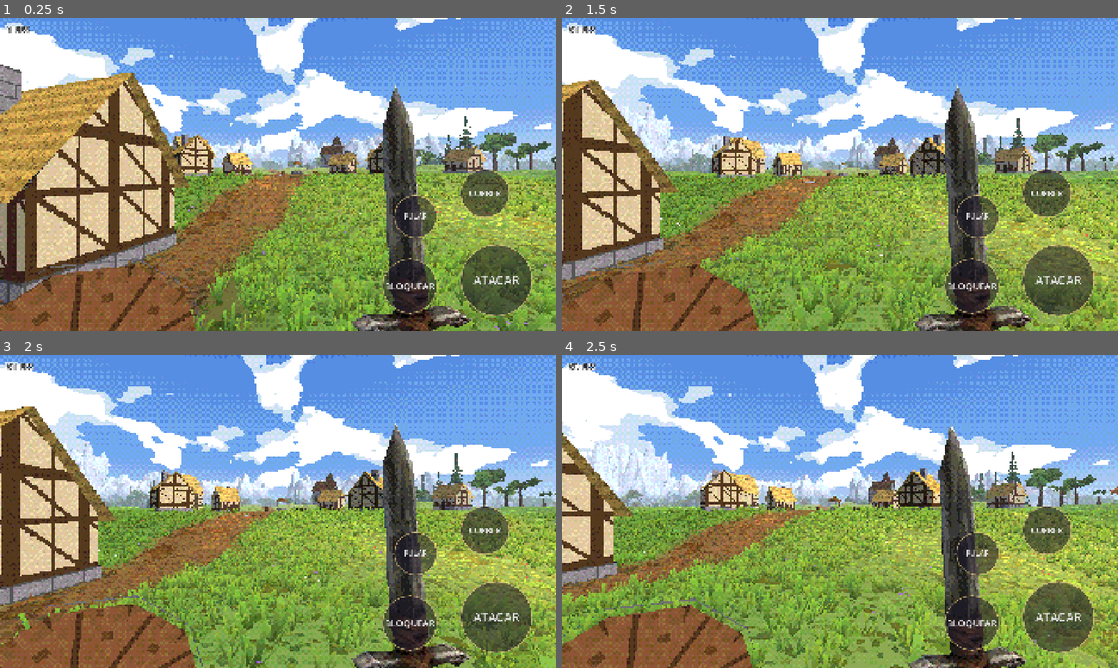
Above: before the commit, frames 1-4 (two rows, left to right).
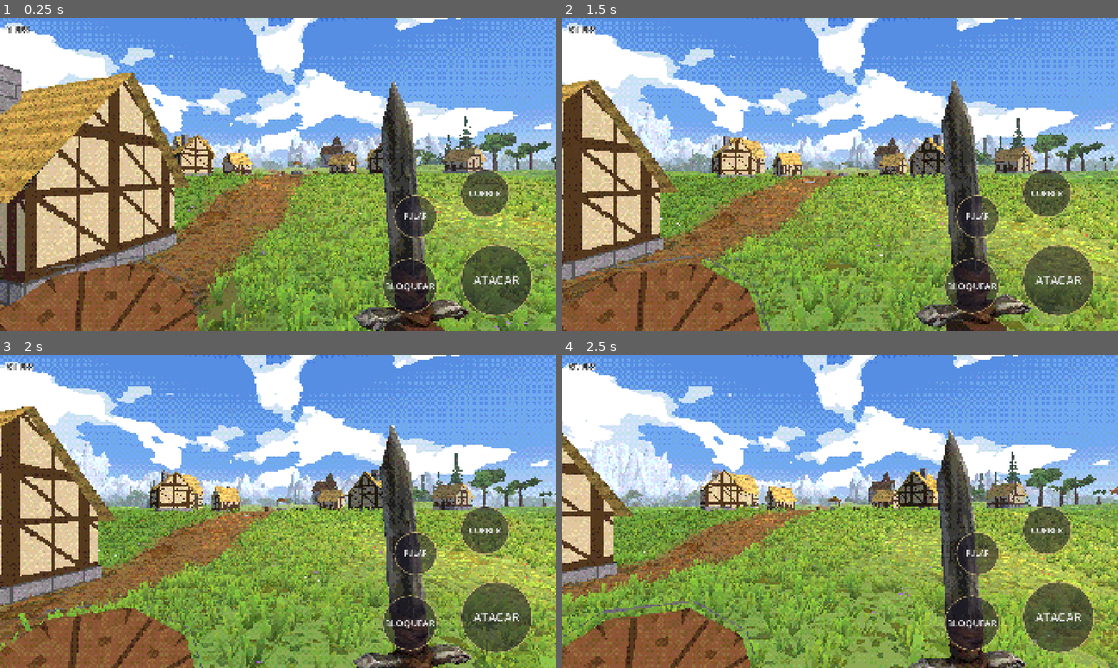
Above: after the commit, the same moments.

Repository: rhfazeredo-ops/Dallarian
Game: Godot game, scene res://cenas/mundo.tscn
Two runs of this game, one before a commit and one after it. Both use one fixed random seed, a clock stepped at 60 frames per second and the inputs below.
Inputs (mouse positions are in pixels of both pictures, inside the frame that each line leads up to):
- Up to frame 1 (0.25 s): no input
- Up to frame 2 (1.5 s): tap Enter at 0.5 s; move the mouse to (962, 158) at 0.52 s; hold Right (ui_right) 0.53-1.25 s; hold Shift 0.53-1.25 s; click (962, 158) at 0.67 s; tap Space at 0.77 s; drag from (728, 190) to (812, 237) at 1.27 s
- Up to frame 3 (2 s): no input
- Up to frame 4 (2.5 s): move the mouse to (895, 442) at 2.02 s; hold Right (ui_right) from 2.03 s (still down); hold Shift from 2.03 s (still down)

The runs differ from the first frame. In frame 1, 5.2% of the frame differs, in the area x 0-85%, y 20-100%; in frame 2, 5.5%, in the area x 0-85%, y 19-100%; in frame 3, 4.9%; in frame 4, 4.2%.

Commit message:
Idle de respiração: braços sobem e descem e a espada balança de leve quando parado
Co-Authored-By: Claude Opus 5.5 <noreply@anthropic.com>
Claude-Session: https://claude.ai/code/session_01WFSuYSG1mTsBiEAWeNGYj8

Diff:
--- a/godot/scripts/jogador.gd
+++ b/godot/scripts/jogador.gd
@@ -76,6 +76,7 @@
 var _passo := 0.0; var _tempo := 0.0
 var _balanco := Vector2.ZERO     # armas atrasam ao girar
 var _tranco := Vector3.ZERO      # câmera: pitch, roll, avanço
+var _parado := 0.0               # 0..1: quanto está parado (idle)
 var _giro := 0.0                 # câmera: vira um pouco junto com o golpe (graus)
 var _queda := 0.0; var _no_chao := true
 var congelar := -1.0             # teste: para a ação nesse ponto (0..1)
@@ -368,8 +369,14 @@
 			if _acao == "bash": _tocar_bash(delta, base_e)
 			else: piv_e.transform = piv_e.transform.interpolate_with(base_e, f)
 		piv_d.transform = _mao_t(_hp, _hd, _hn)
-	mao.position = bob + sway
-	mao.rotation = Vector3(_balanco.y * 0.6, _balanco.x * 0.6, _balanco.x * 0.4)
+	# idle (parado, sem golpe): respiração — os braços sobem e descem devagar, a espada balança de leve
+	var parado_alvo := (1.0 - minf(anda, 1.0)) * (0.0 if GOLPES.has(_acao) or _acao == "bash" else 1.0)
+	_parado = lerp(_parado, parado_alvo, 1.0 - exp(-3.0 * delta))
+	var resp := sin(_tempo * 1.5)                         # ~4 s por respiração
+	var idle_p := Vector3(sin(_tempo * 0.75) * 0.006, resp * 0.016, -resp * 0.006) * _parado
+	var idle_r := Vector3(sin(_tempo * 1.5 + 0.7) * 0.022, sin(_tempo * 0.6) * 0.012, sin(_tempo * 0.75 + 1.3) * 0.03) * _parado
+	mao.position = bob + sway + idle_p
+	mao.rotation = Vector3(_balanco.y * 0.6, _balanco.x * 0.6, _balanco.x * 0.4) + idle_r
 	# câmera: balanço da cabeça, queda, trancos dos golpes
 	_queda = lerp(_queda, 0.0, 1.0 - exp(-7.0 * delta))
 	_tranco = _tranco.lerp(Vector3.ZERO, 1.0 - exp(-10.0 * delta))
